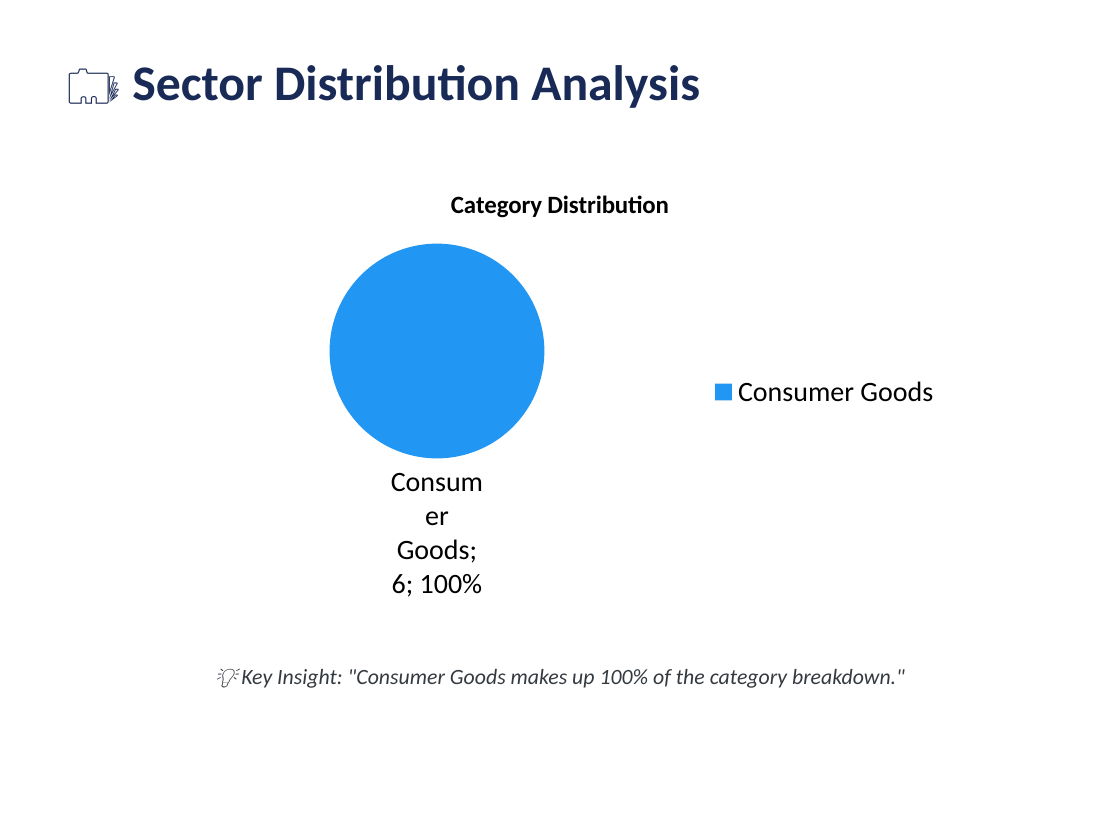
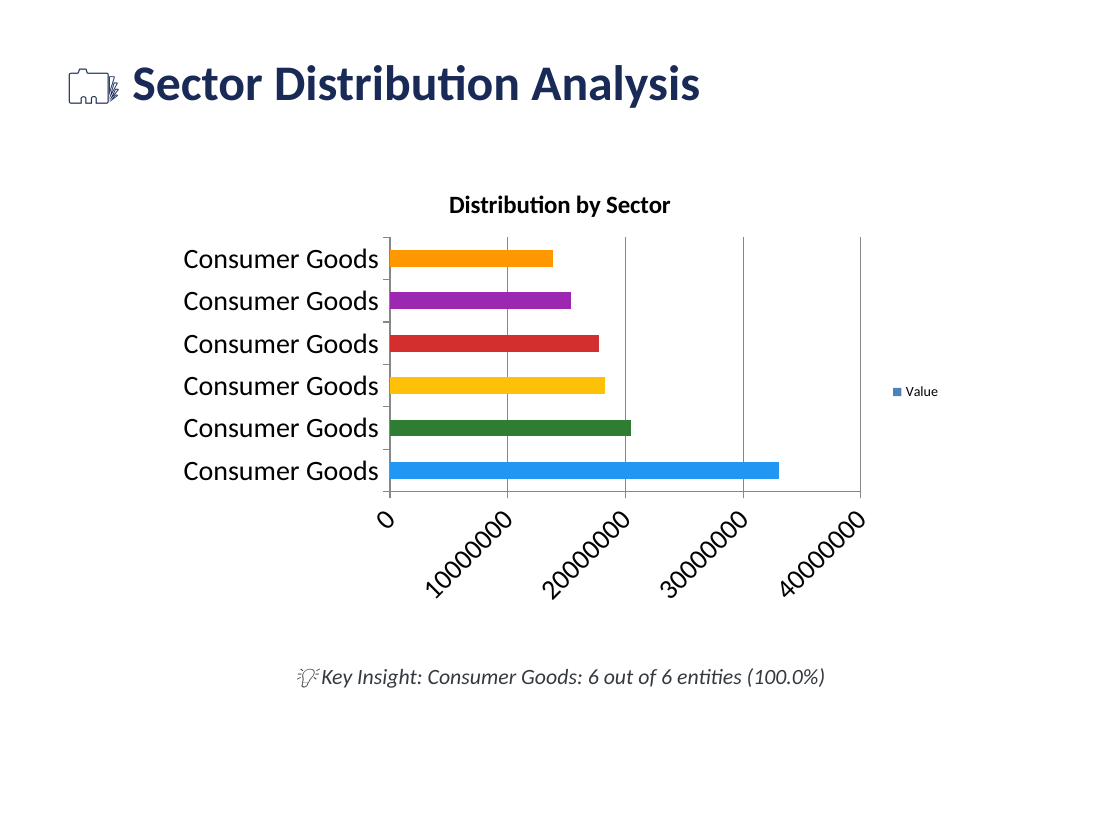
Before and after one commit to gaurav13407/FINEDECK-Excel-to-PPT-, a slide deck: slide 5 of examples/professional_demo/Financials_USA_Market_Analysis.pptx. Drawn at 1120x840 pixels with LibreOffice and Linux fonts; fonts in the diff are those of the drawing. Boxes give left, top, right and bottom in pixels: in the first picture for what was removed or moved away, otherwise in the second. Text is boxed around its words. In the diff, an @@ line names an element or a change of style, - is before the commit and + after.

```diff
--- a/examples/professional_demo/Financials_USA_Market_Analysis.pptx
+++ b/examples/professional_demo/Financials_USA_Market_Analysis.pptx
@@ pie chart at box(168, 168, 952, 616) @@
@@ pie chart to bar chart @@
@@ title "Category Distribution" to "Distribution by Sector" @@
-categories: Consumer Goods
+categories: Consumer Goods, Consumer Goods, Consumer Goods, Consumer Goods, Consumer Goods, Consumer Goods
-Series 1: 6
+Value: 33000000, 21000000, 18000000, 18000000, 15000000, 14000000
@@ data labels of Value removed @@
@@ legend changed @@
@@ category axis changed @@
@@ value axis changed @@
@@ text at box(321, 668, 825, 688): text changed @@
-💡 Key Insight: "Consumer Goods makes up 100% of the category breakdown."
+💡 Key Insight: Consumer Goods: 6 out of 6 entities (100.0%)
```
Also in this commit, not shown: 3 other slides changed, 29 other files.
